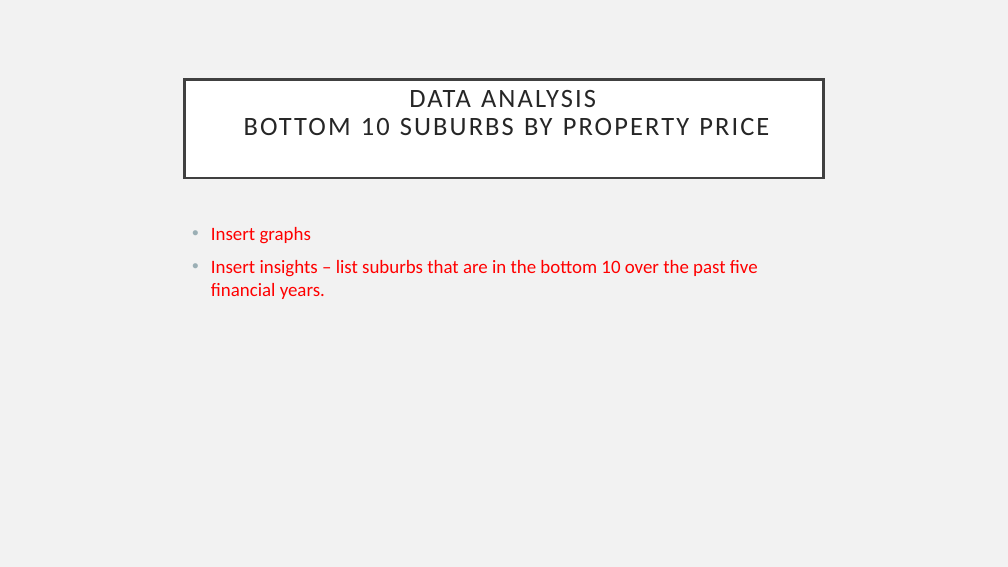
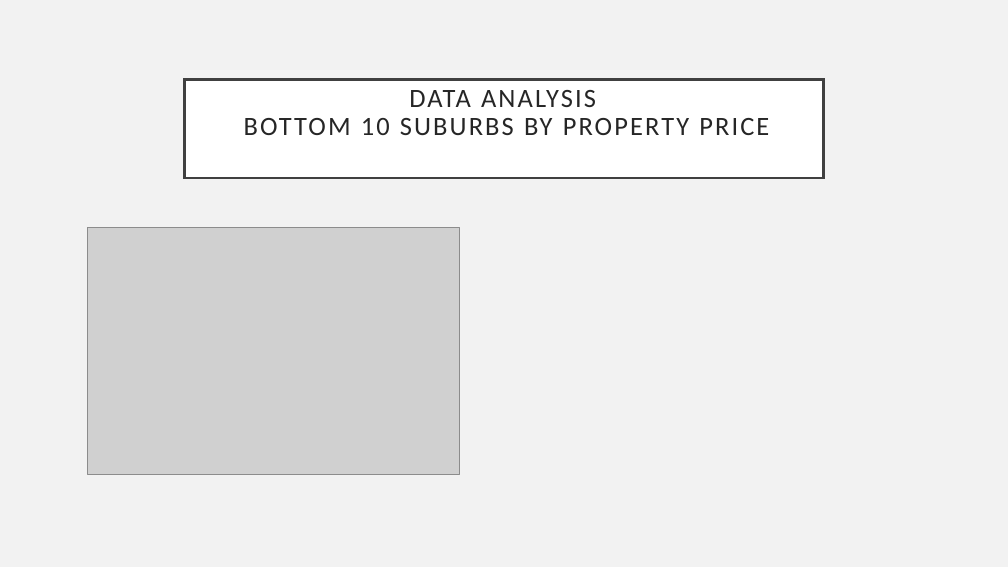
Before and after one commit to Sprettle/Chevrolet-Chilis, a slide deck: slide 13 of Project 1 Presentation.pptx (slide 9 before the commit). Drawn at 1008x567 pixels with LibreOffice and Linux fonts; fonts in the diff are those of the drawing; grey boxes stand for pictures. Boxes give left, top, right and bottom in pixels: in the first picture for what was removed or moved away, otherwise in the second. Text is boxed around its words. In the diff, an @@ line names an element or a change of style, - is before the commit and + after.

Commit message:
Graphs added

```diff
--- a/Project 1 Presentation.pptx
+++ b/Project 1 Presentation.pptx
@@ picture added at (88, 228, 460, 475) @@
@@ text removed at (211, 227, 758, 299) @@
-• Insert graphs
-• Insert insights – list suburbs that are in the bottom 10 over the past five financial years.
```
Also in this commit, not shown: 3 other slides changed, 6 slides added.
